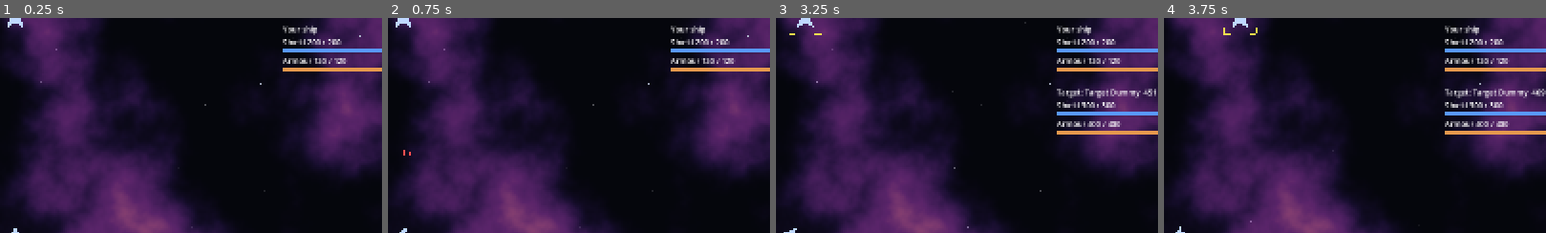
Above: before the commit, frames 1-4 (left to right).
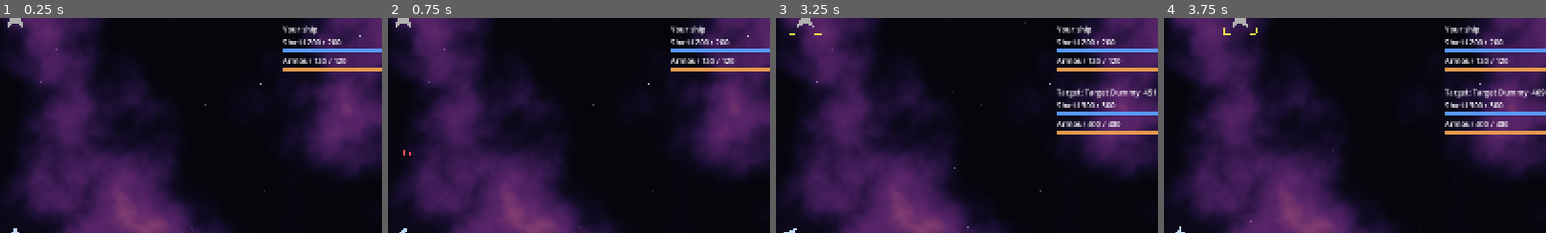
Above: after the commit, the same moments.

Repository: jarrad-h/Terminal_Velocity
Game: Godot game, scene res://scenes/system.tscn
Two runs of this game, one before a commit and one after it. Both use one fixed random seed, a clock stepped at 60 frames per second and the inputs below.
Inputs:
- Up to frame 1 (0.25 s): no input
- Up to frame 2 (0.75 s): tap Enter at 0.5 s; hold Right (turn_right) from 0.53 s (still down); hold Space (fire_primary) from 0.53 s (still down)
- Up to frame 3 (3.25 s): release Right (turn_right) at 1.28 s; release Space (fire_primary) at 1.28 s; hold Down (reverse) 1.28-2.03 s; tap F (fire_secondary) at 1.35 s; tap Enter at 2 s; hold Right (turn_right) 2.03-2.78 s; hold Tab (target_cycle) 2.03-2.78 s; tap Space (fire_primary) at 2.75 s; hold Up (thrust) from 2.78 s (still down); tap R (target_nearest) at 2.85 s
- Up to frame 4 (3.75 s): release Up (thrust) at 3.53 s; hold Left (turn_left) from 3.53 s (still down); hold Space (fire_primary) from 3.53 s (still down)
The pictures show only the part of the screen within x 48-98%, y 0-50%; the shares and areas given below are measured in that part.

The runs differ from the first frame. In frame 1, 0.1% of the frame differs, in the area x 2-6%, y 0-5%; in frame 2, 0.1%; in frame 3, 0.1%; in frame 4, 0.1%.

Commit message:
D3-D5, D9: spawn, invulnerability, disable/destroy target, clear ships; position readout
DebugCommands: spawn_ships (any ship ID, count, optional government,
ahead of the player at debug.spawn_distance), set_player_invulnerable,
disable_target, destroy_target, clear_ships, and a player position and
chunk readout the panel shows at all times. Placeholder ships are tinted
by government (player pale blue, neutral grey) to tell them apart.

Co-Authored-By: Claude Opus 5.5 <noreply@anthropic.com>
Claude-Session: https://claude.ai/code/session_013KYWppx9gL7PY4dFLZkH3u

Diff:
--- a/scripts/autoload/debug_commands.gd
+++ b/scripts/autoload/debug_commands.gd
@@ -8,11 +8,13 @@
 signal overlay_changed(overlay: StringName, enabled: bool)
 ## Result of a D8 reload: empty errors means success.
 signal data_reload_finished(errors: Array[String])
+signal invulnerable_changed(enabled: bool)
 
 ## D9 overlays, in panel order.
 const OVERLAYS: Array[StringName] = [&"hitboxes", &"velocity", &"ai_labels", &"stats"]
 
 var panel_visible: bool = false
+var player_invulnerable: bool = false
 var _overlays: Dictionary = {}
 
 
@@ -116,3 +118,86 @@
 	if scene == null or scene.system == null:
 		return ""
 	return scene.system.id
+
+
+## D4: the player ignores all damage.
+func set_player_invulnerable(enabled: bool) -> void:
+	if not OS.is_debug_build():
+		return
+	player_invulnerable = enabled
+	var player: Ship = _player()
+	if player != null:
+		player.health.invulnerable = enabled
+	invulnerable_changed.emit(enabled)
+
+
+## D5: drops the player's target to its disable threshold.
+func disable_target() -> bool:
+	var target: Ship = _player_target()
+	if target == null:
+		return false
+	target.health.force_disable()
+	return true
+
+
+## D5
+func destroy_target() -> bool:
+	var target: Ship = _player_target()
+	if target == null:
+		return false
+	target.health.force_destroy()
+	return true
+
+
+## D3: spawns `count` ships ahead of the player (game.json debug.spawn_distance),
+## optionally under a government. They idle until AI arrives in milestone 4.
+func spawn_ships(ship_id: String, count: int = 1, government: String = "") -> Array[Ship]:
+	var spawned: Array[Ship] = []
+	var scene: Node = get_tree().get_first_node_in_group(&"system_scene")
+	var player: Ship = _player()
+	if not OS.is_debug_build() or scene == null or player == null:
+		return spawned
+	var distance: float = float(DataRegistry.settings["debug"]["spawn_distance"])
+	var ahead: Vector2 = player.global_position + FlightModel.heading(player.global_rotation) * distance
+	for i: int in count:
+		var offset := Vector2.from_angle(TAU * i / maxf(count, 1)) * (distance * 0.3 if count > 1 else 0.0)
+		var ship: Ship = scene.spawn_ship(ship_id, ahead + offset, government)
+		if ship == null:
+			break
+		ship.set_controller(IdleController.new())
+		spawned.append(ship)
+	return spawned
+
+
+## D5: removes every ship except the player.
+func clear_ships() -> int:
+	if not OS.is_debug_build():
+		return 0
+	var removed: int = 0
+	for node: Node in get_tree().get_nodes_in_group(&"ships"):
+		if not node.is_in_group(&"player"):
+			node.remove_from_group(&"ships")
+			node.queue_free()
+			removed += 1
+	return removed
+
+
+## D9: player world position and local-space chunk, for the panel readout.
+func player_location_text() -> String:
+	var player: Ship = _player()
+	var scene: Node = get_tree().get_first_node_in_group(&"system_scene")
+	if player == null or scene == null:
+		return "Position: -"
+	var chunk: Vector2i = SceneryGen.chunk_of(player.global_position, scene.local_space.chunk_size)
+	return "Position (%.0f, %.0f)   Chunk (%d, %d)" % [player.global_position.x, player.global_position.y, chunk.x, chunk.y]
+
+
+func _player() -> Ship:
+	return get_tree().get_first_node_in_group(&"player")
+
+
+func _player_target() -> Ship:
+	var player: Ship = _player()
+	if not OS.is_debug_build() or player == null:
+		return null
+	return player.get_target()
--- a/scripts/debug/debug_panel.gd
+++ b/scripts/debug/debug_panel.gd
@@ -17,6 +17,10 @@
 var _ship_select: OptionButton
 var _system_select: OptionButton
 var _reload_label: Label
+var _location_label: Label
+var _spawn_count: SpinBox
+var _government_select: OptionButton
+var _invulnerable_check: CheckBox
 
 
 func _ready() -> void:
@@ -34,6 +38,8 @@
 
 
 func _process(_delta: float) -> void:
+	if _panel.visible:
+		_location_label.text = DebugCommands.player_location_text()
 	_stats_label.visible = DebugCommands.is_overlay_enabled(&"stats")
 	if not _stats_label.visible:
 		return
@@ -59,6 +65,8 @@
 	var box := VBoxContainer.new()
 	_panel.add_child(box)
 	box.add_child(_make_label("Debug  ( ` to close )"))
+	_location_label = _make_label("")
+	box.add_child(_location_label)
 
 	_time_label = _make_label("")
 	box.add_child(_time_label)
@@ -87,6 +95,21 @@
 	ship_row.add_child(_make_button("Swap ship", func() -> void:
 		DebugCommands.swap_player_ship(_ship_select.get_item_text(_ship_select.selected))
 		_fill_selects()))
+	var spawn_row := HBoxContainer.new()
+	box.add_child(spawn_row)
+	_spawn_count = SpinBox.new()
+	_spawn_count.min_value = 1
+	_spawn_count.max_value = 20
+	_spawn_count.focus_mode = Control.FOCUS_NONE
+	_spawn_count.get_line_edit().focus_mode = Control.FOCUS_NONE
+	spawn_row.add_child(_spawn_count)
+	_government_select = _make_select()
+	_government_select.custom_minimum_size.x = 150.0
+	spawn_row.add_child(_government_select)
+	spawn_row.add_child(_make_button("Spawn", func() -> void:
+		var gov: String = "" if _government_select.selected <= 0 else _government_select.get_item_text(_government_select.selected)
+		DebugCommands.spawn_ships(_ship_select.get_item_text(_ship_select.selected), int(_spawn_count.value), gov)))
+	spawn_row.add_child(_make_button("Clear ships", DebugCommands.clear_ships))
 	var system_row := HBoxContainer.new()
 	box.add_child(system_row)
 	_system_select = _make_select()
@@ -95,6 +118,19 @@
 		DebugCommands.switch_system(_system_select.get_item_text(_system_select.selected))
 		_fill_selects()))
 	_fill_selects()
+
+	box.add_child(HSeparator.new())
+	box.add_child(_make_label("Combat"))
+	_invulnerable_check = CheckBox.new()
+	_invulnerable_check.text = "Player invulnerable"
+	_invulnerable_check.focus_mode = Control.FOCUS_NONE
+	_invulnerable_check.toggled.connect(DebugCommands.set_player_invulnerable)
+	box.add_child(_invulnerable_check)
+	DebugCommands.invulnerable_changed.connect(func(on: bool) -> void: _invulnerable_check.set_pressed_no_signal(on))
+	var target_row := HBoxContainer.new()
+	box.add_child(target_row)
+	target_row.add_child(_make_button("Disable target", DebugCommands.disable_target))
+	target_row.add_child(_make_button("Destroy target", DebugCommands.destroy_target))
 
 	box.add_child(HSeparator.new())
 	box.add_child(_make_label("Overlays"))
@@ -124,6 +160,10 @@
 	var player: Ship = get_tree().get_first_node_in_group(&"player")
 	_fill(_ship_select, DataRegistry.ids("ships"), player.def.id if player != null else "")
 	_fill(_system_select, DataRegistry.ids("systems"), DebugCommands.current_system_id())
+	var governments: Array[String] = ["(no government)"]
+	governments.append_array(DataRegistry.ids("governments"))
+	var current: String = "" if _government_select.selected < 0 else _government_select.get_item_text(_government_select.selected)
+	_fill(_government_select, governments, current if current != "" else governments[0])
 
 
 func _fill(select: OptionButton, ids: Array[String], current: String) -> void:
--- a/scripts/ship/ship.gd
+++ b/scripts/ship/ship.gd
@@ -165,5 +165,16 @@
 	shape.polygon = PackedVector2Array([
 		Vector2(0.0, -r), Vector2(r * 0.7, r * 0.8), Vector2(0.0, r * 0.4), Vector2(-r * 0.7, r * 0.8),
 	])
-	shape.color = Color(0.75, 0.85, 1.0)
+	shape.color = placeholder_colour()
 	visual.add_child(shape)
+
+
+## Placeholder art colour: the player is pale blue, other ships take their
+## government's colour, or the radar's neutral colour without one.
+func placeholder_colour() -> Color:
+	if is_player():
+		return Color(0.75, 0.85, 1.0)
+	var gov: GovernmentDef = DataRegistry.get_government(government) if government != "" else null
+	if gov != null:
+		return gov.colour.lerp(Color.WHITE, 0.25)
+	return Color.html(DataRegistry.settings["radar"]["colours"]["neutral"])
--- a/scripts/world/system_scene.gd
+++ b/scripts/world/system_scene.gd
@@ -31,6 +31,7 @@
 	var player: Ship = spawn_ship(settings["player_ship"], Vector2.ZERO)
 	if player != null:
 		player.add_to_group(&"player")
+		player.setup(player.def)  # recolour now it is the player
 		player.set_controller(PlayerController.new())
 		camera.target = player
 	hud.player = player
--- a/tests/smoke_system.gd
+++ b/tests/smoke_system.gd
@@ -207,6 +207,24 @@
 	_check(hud.radar != null and hud.radar.player == player, "radar follows the player (H2)")
 	_check(not _debug.switch_system("nowhere"), "unknown system is refused")
 	_check(local_space.destroyed.size() == 0, "destroyed set cleared on system change")
+	# D3–D5, D9
+	var spawned: Array[Ship] = _debug.spawn_ships("pirate_raider", 3, "pirates")
+	_check(spawned.size() == 3 and spawned.all(func(sh: Ship) -> bool: return sh.government == "pirates"), "spawn 3 ships with a government (D3)")
+	await _frames(2)
+	player.set_target(spawned[0])
+	_check(_debug.disable_target() and spawned[0].health.is_disabled, "disable target (D5)")
+	_check(_debug.destroy_target(), "destroy target (D5)")
+	await _frames(2)
+	_check(not is_instance_valid(spawned[0]), "destroyed target removed")
+	_debug.set_player_invulnerable(true)
+	var armor_now: float = player.health.armor
+	player.health.apply_damage(1000.0, 1000.0)
+	_check(player.health.armor == armor_now, "invulnerable player takes no damage (D4)")
+	_debug.set_player_invulnerable(false)
+	_check(_debug.clear_ships() == 2, "clear removes the remaining spawned ships (D5)")
+	await _frames(2)
+	_check(get_tree().get_nodes_in_group(&"ships").size() == 1, "only the player is left")
+	_check(_debug.player_location_text().contains("Chunk ("), "position and chunk readout (D9)")
 	await _frames(5)
 	_finish()
 
